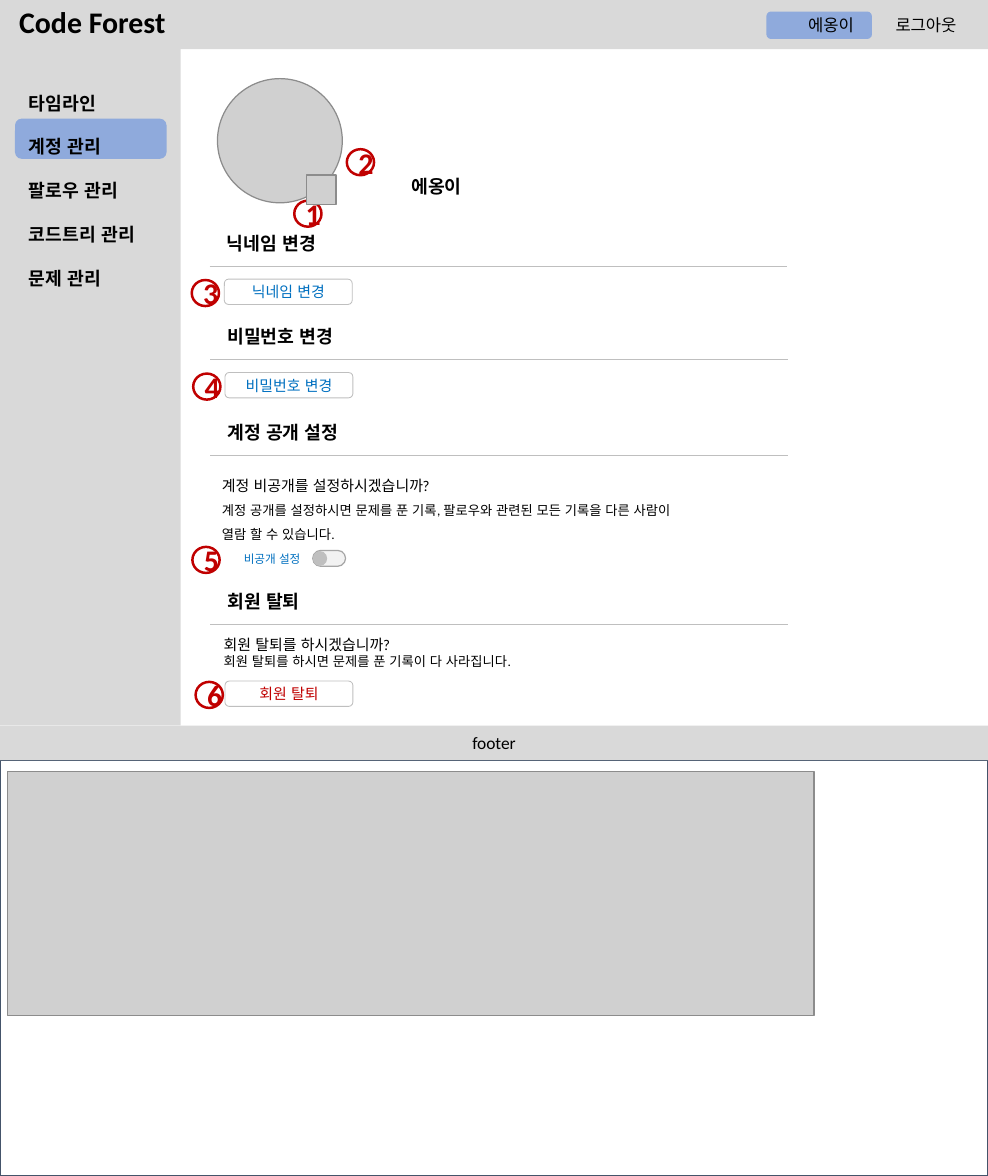
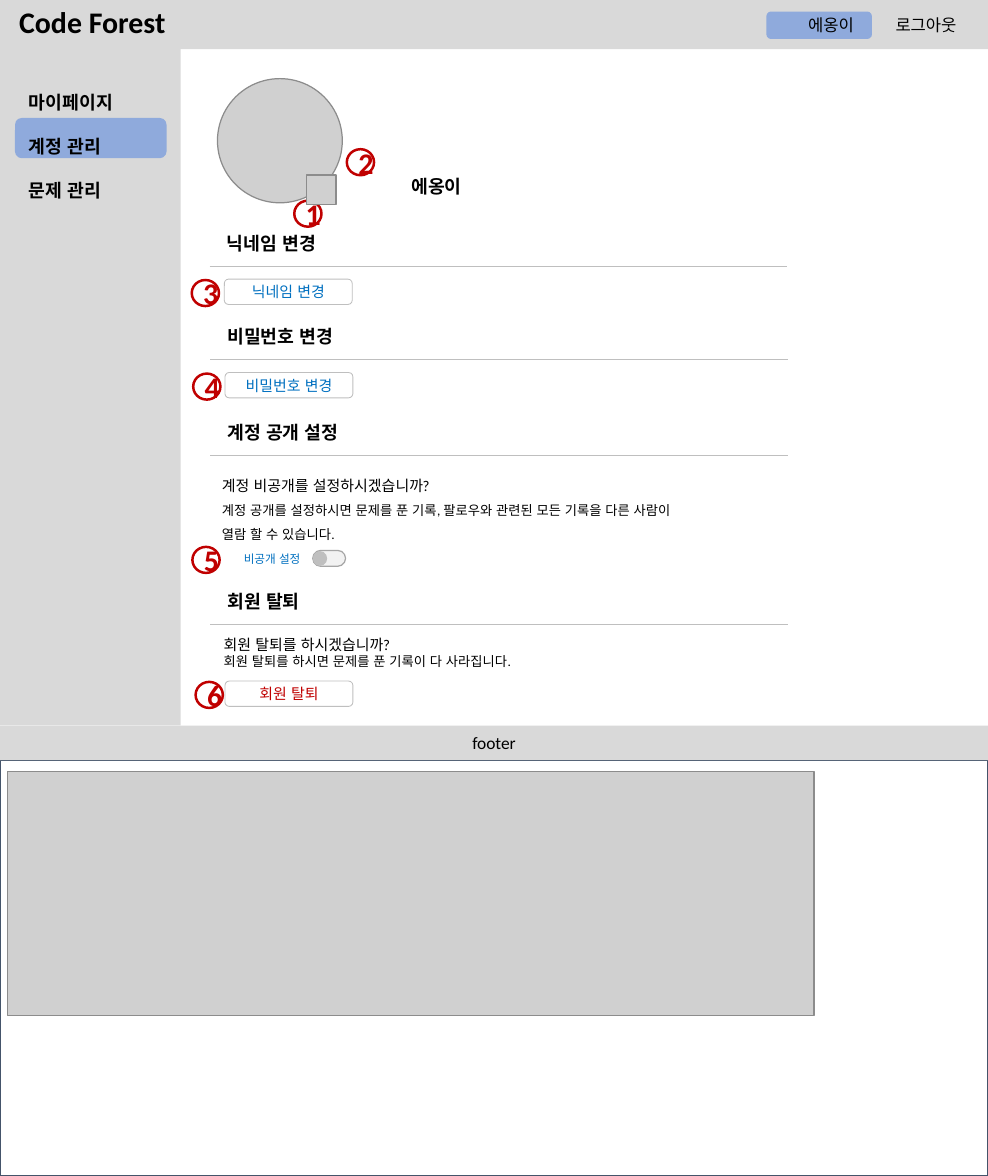
Before and after one commit to btcdd/document, a slide deck: slide 19 of 스토리보드.pptx (slide 29 before the commit). Drawn at 988x1176 pixels with LibreOffice and Linux fonts; fonts in the diff are those of the drawing; grey boxes stand for pictures; background and template pictures are left out. Boxes give left, top, right and bottom in pixels: in the first picture for what was removed or moved away, otherwise in the second. Text is boxed around its words. In the diff, an @@ line names an element or a change of style, - is before the commit and + after.

```diff
--- a/스토리보드.pptx
+++ b/스토리보드.pptx
@@ text at [29,93,113,111]: text changed @@
-타임라인
+마이페이지
@@ text at [29,181,135,243]: paragraphs removed @@
-팔로우 관리
-코드트리 관리
```
Also in this commit, not shown: 12 other slides changed, 6 slides added, 22 slides removed.
